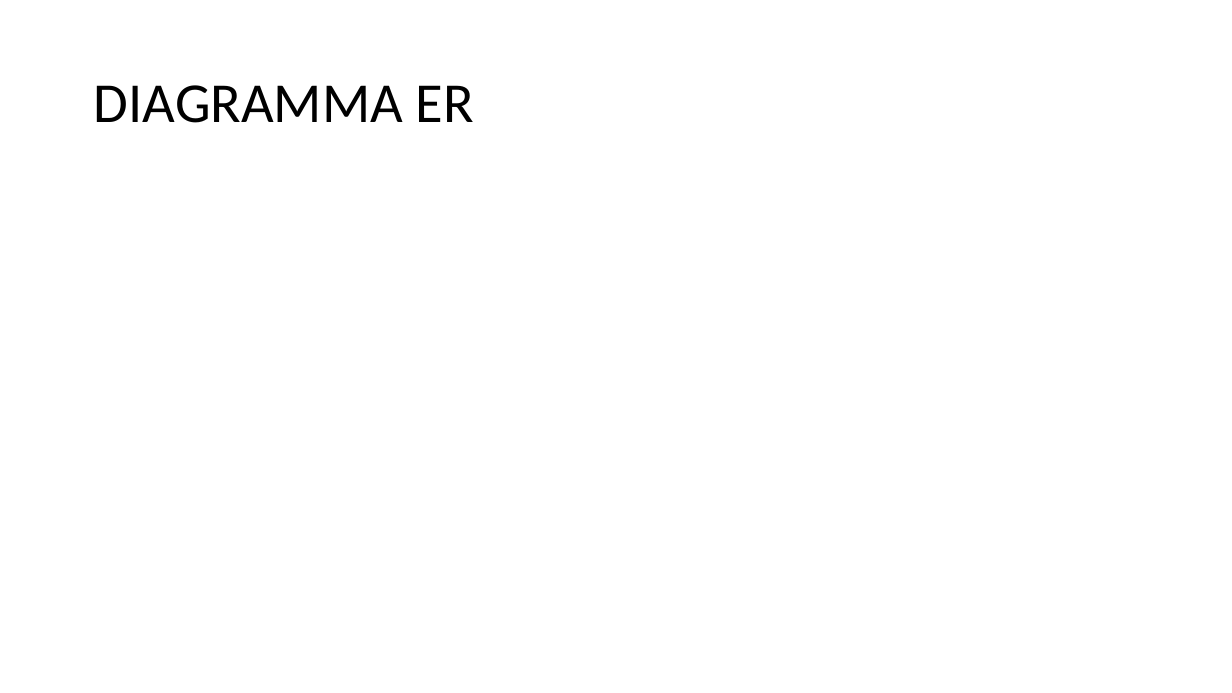
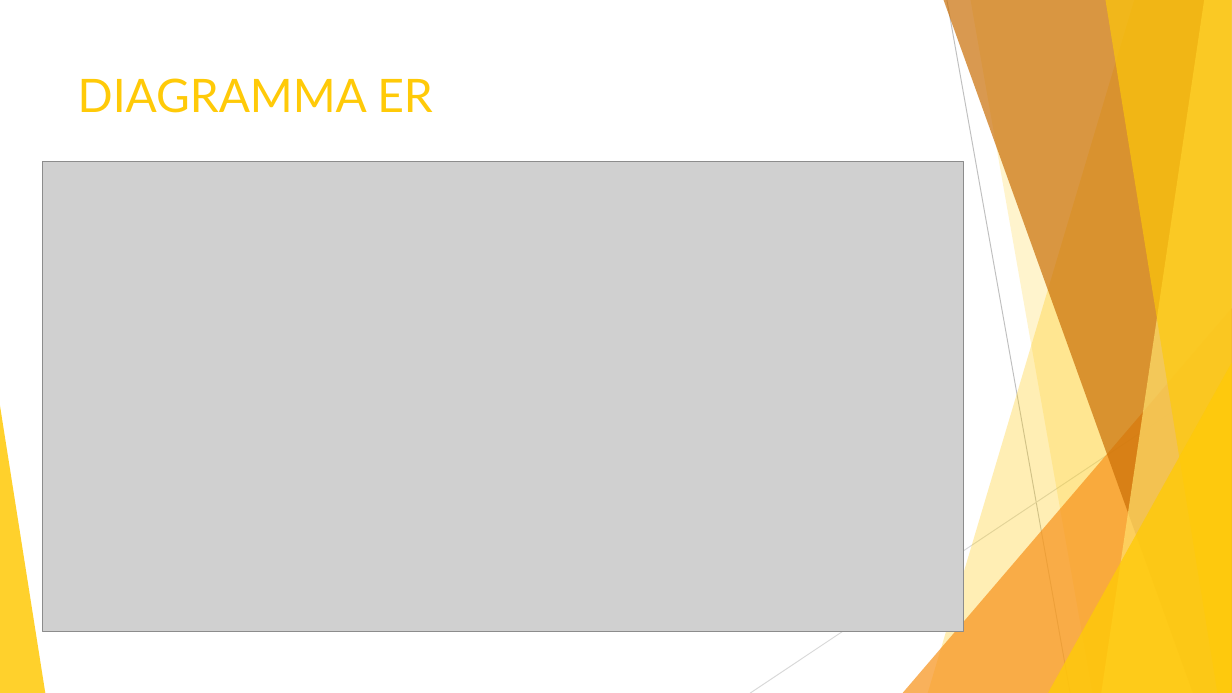
Before and after one commit to aymen94/visionario, a slide deck: slide 6 of documentation/it/Presentazione.pptx (slide 5 before the commit). Drawn at 1232x693 pixels with LibreOffice and Linux fonts; fonts in the diff are those of the drawing; grey boxes stand for pictures. Boxes give left, top, right and bottom in pixels: in the first picture for what was removed or moved away, otherwise in the second. Text is boxed around its words. In the diff, an @@ line names an element or a change of style, - is before the commit and + after.

```diff
--- a/documentation/it/Presentazione.pptx
+++ b/documentation/it/Presentazione.pptx
@@ title "DIAGRAMMA ER": place and size @@
-title "DIAGRAMMA ER" at bbox=[94, 85, 474, 123]
+title "DIAGRAMMA ER" at bbox=[78, 78, 433, 113]
@@ title "DIAGRAMMA ER" at bbox=[78, 78, 433, 113]: size 44 to 36 pt, font Calibri to Lato, text colour #000000 to #FFCA08; line spacing 0.9 to 1; vertical alignment middle to top @@
@@ picture added at bbox=[43, 161, 964, 631] @@
@@ group added at bbox=[0, 0, 1232, 693]: 5 freeform shapes, 3 triangles, 2 lines @@
```
Also in this commit, not shown: 5 other slides changed, 3 slides added, 1 slide removed, 1 other file.
